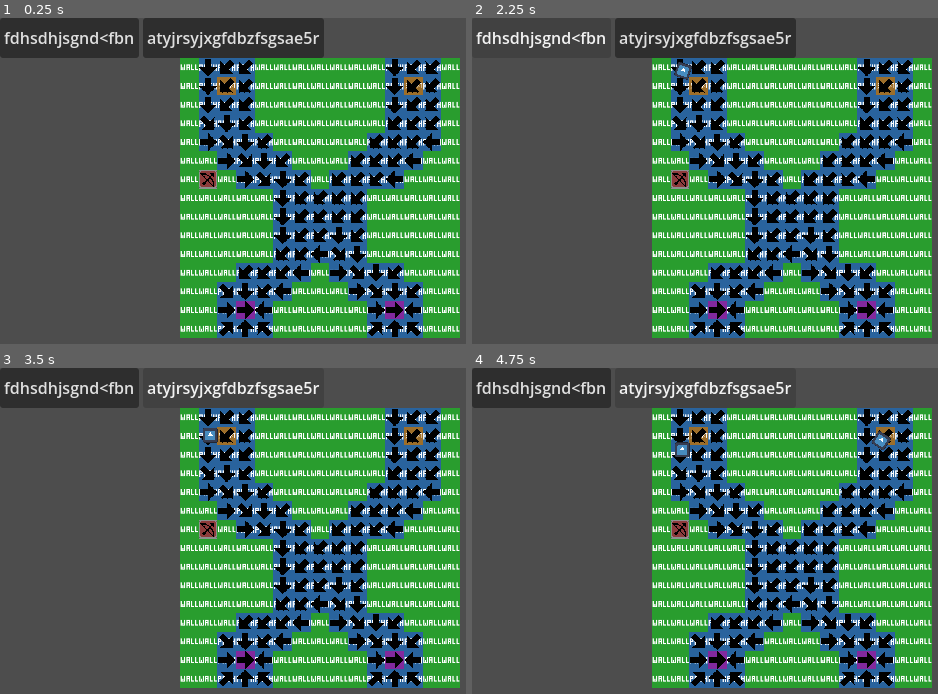
Above: before the commit, frames 1-4 (two rows, left to right).
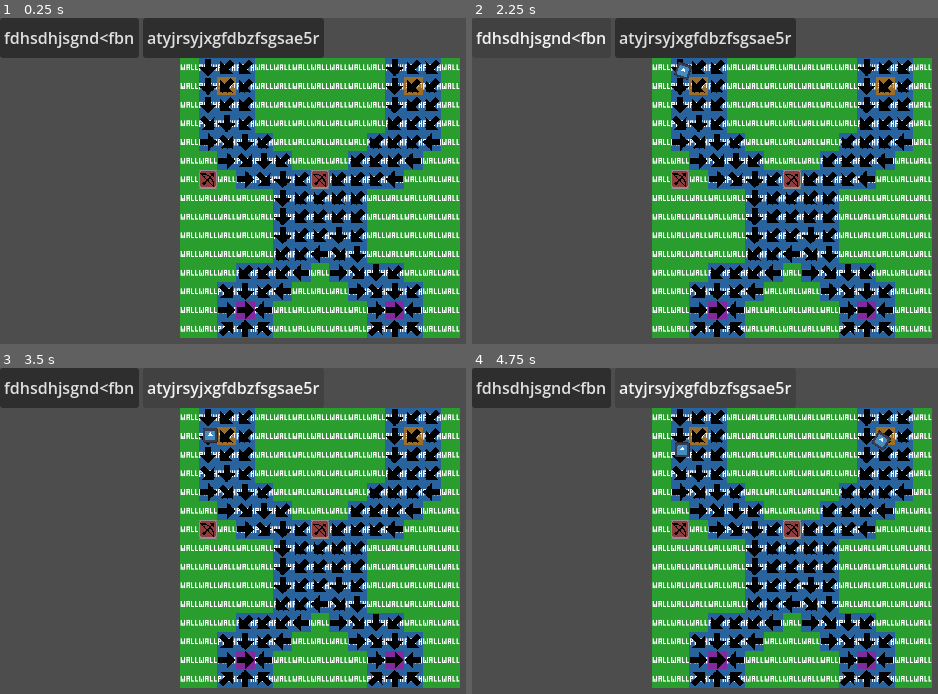
Above: after the commit, the same moments.

Repository: sammy-hutch/tower-defense-deckbuilder
Game: Godot game, scene res://scenes/main.tscn
Two runs of this game, one before a commit and one after it. Both use one fixed random seed, a clock stepped at 60 frames per second and the inputs below. The engine's default icon, where the game draws it, is replaced by a stand-in: a white triangle on a blue panel in a dark square.
Inputs:
- Up to frame 1 (0.25 s): no input
- Up to frame 2 (2.25 s): click "fdhsdhjsgnd<fbn" at 0.5 s; click "atyjrsyjxgfdbzfsgsae5r" at 1.25 s; click "fdhsdhjsgnd<fbn" at 2 s
- Up to frame 3 (3.5 s): click "atyjrsyjxgfdbzfsgsae5r" at 2.75 s
- Up to frame 4 (4.75 s): click "fdhsdhjsgnd<fbn" at 3.5 s; click "atyjrsyjxgfdbzfsgsae5r" at 4.25 s

The runs differ from the first frame. In frame 1, 0.2% of the frame differs, in the area x 66-71%, y 46-53%; in frame 2, 0.2%; in frame 3, 0.2%; in frame 4, 0.2%.

Commit message:
feat: additional tower

Diff:
--- a/scenes/map.tscn
+++ b/scenes/map.tscn
@@ -31,3 +31,6 @@
 
 [node name="ArcherTower" parent="." unique_id=22916751 instance=ExtResource("3_gldc4")]
 position = Vector2(48, 208)
+
+[node name="ArcherTower2" parent="." unique_id=1204962252 instance=ExtResource("3_gldc4")]
+position = Vector2(240, 208)
